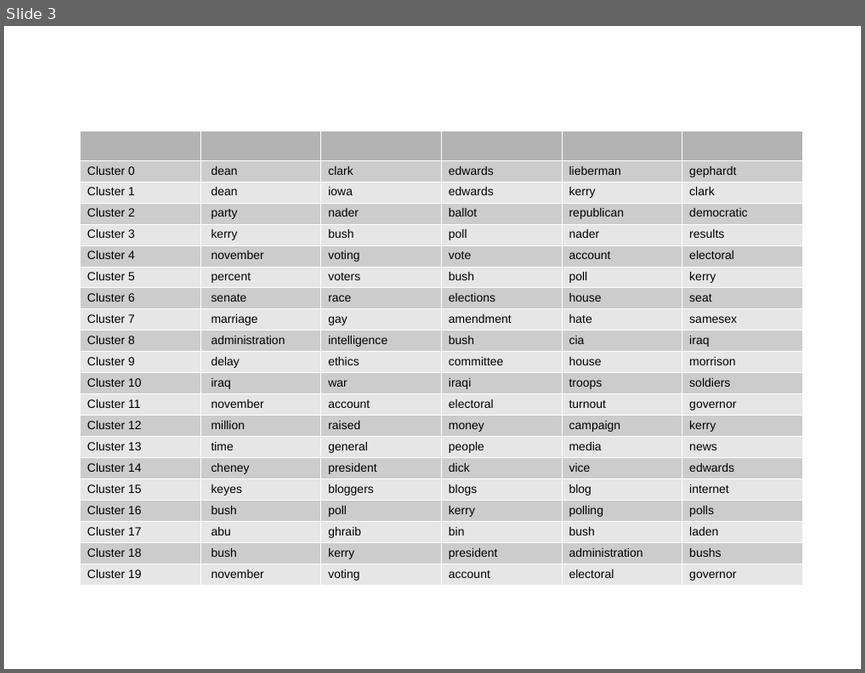
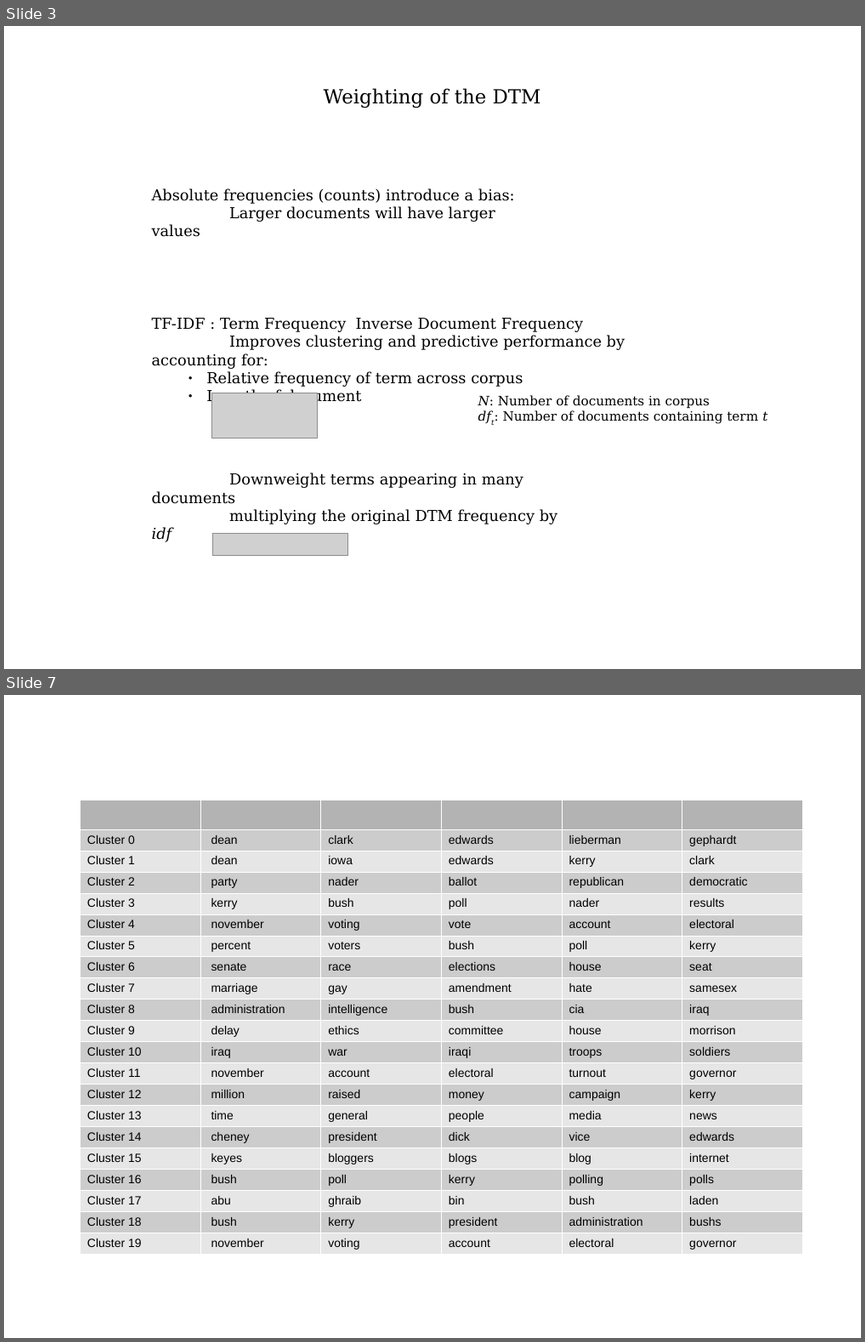
Before and after one commit to vitalv/doc-clustering-topic-modeling, a slide deck: doc-clustering-topic-modeling.odp. Shown one above the other, each under a label of ours: slide 3 before the commit, slides 3 and 7 after it; the slides between them are not shown. The pictures are 865x673 and 865x1342 pixels, drawn with LibreOffice and Linux fonts; fonts in the diff are those of the drawing; grey boxes stand for pictures. Boxes give left, top, right and bottom in pixels: in the first picture for what was removed or moved away, otherwise in the second. Text is boxed around its words. In the diff, an @@ line names an element or a change of style, - is before the commit and + after.

Commit message:
added few slides

```diff
--- a/doc-clustering-topic-modeling.odp
+++ b/doc-clustering-topic-modeling.odp
@@ slide 3 added at bbox=[4, 26, 861, 669], background #FFFFFF @@
@@ text added at bbox=[324, 88, 541, 108], 18 pt, text #000000 @@
+Weighting of the DTM
@@ text added at bbox=[152, 188, 515, 222], 14 pt, text #000000 @@
+Absolute frequencies (counts) introduce a bias:
+Larger documents will have larger values
@@ text added at bbox=[152, 318, 624, 393], 14 pt, text #000000 @@
+TF-IDF : Term Frequency Inverse Document Frequency
+Improves clustering and predictive performance by accounting for:
+    ● Relative frequency of term across corpus
+    ● Length of document
@@ picture added at bbox=[211, 393, 318, 438] @@
@@ text added at bbox=[478, 395, 767, 424], 12 pt, text #000000 @@
+N: Number of documents in corpus
+dft: Number of documents containing term t
@@ text added at bbox=[152, 472, 557, 542], 14 pt, text #000000 @@
+Downweight terms appearing in many documents
+multiplying the original DTM frequency by idf
@@ picture added at bbox=[213, 533, 347, 556] @@
@@ what was slide 3 is now slide 7 @@
```
Also in this commit, not shown: 5 other slides added, 2 slides removed.
